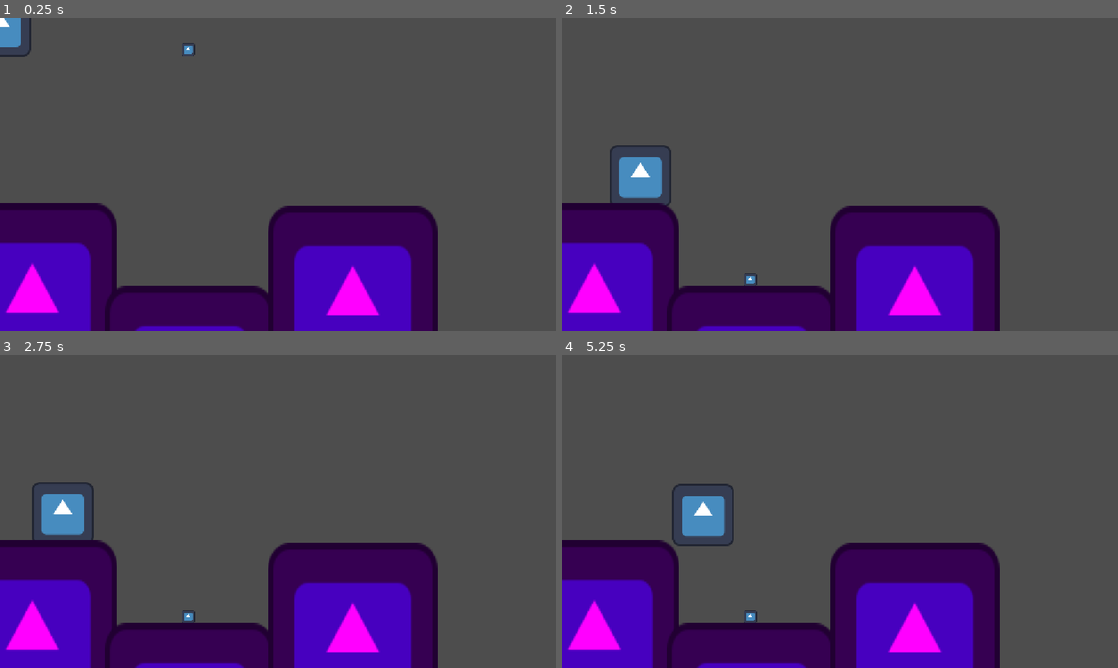
Above: before the commit, frames 1-4 (two rows, left to right).
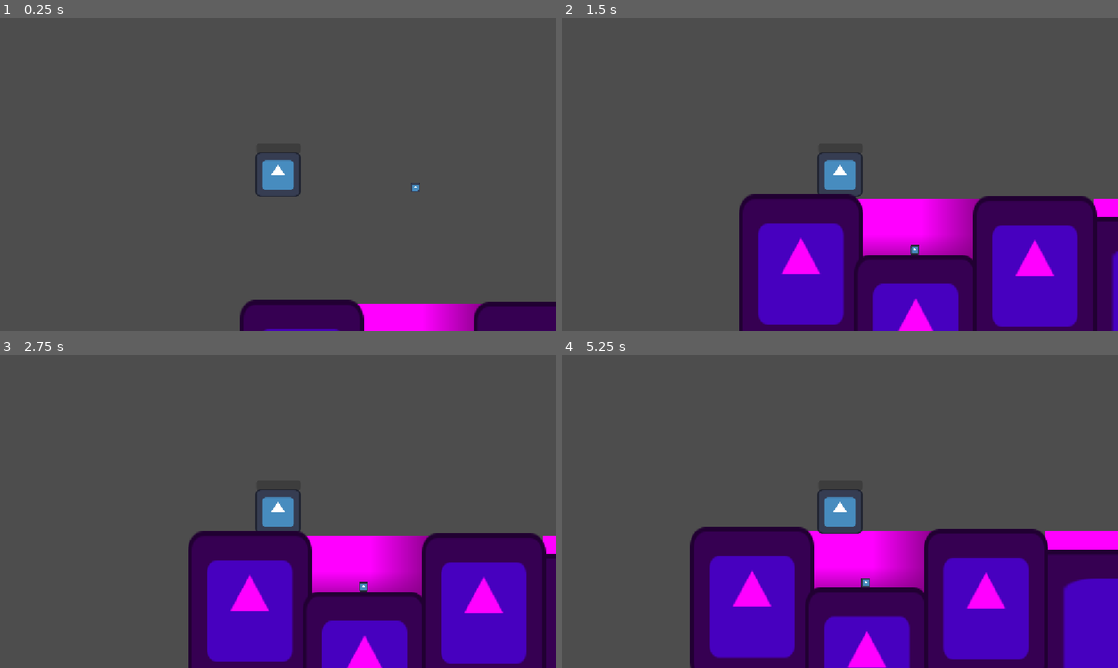
Above: after the commit, the same moments.

Repository: binarie0/swimming-extension
Game: Godot game, scene res://scenes/test_mechanic.tscn
Two runs of this game, one before a commit and one after it. Both use one fixed random seed, a clock stepped at 60 frames per second and the inputs below. The engine's default icon, where the game draws it, is replaced by a stand-in: a white triangle on a blue panel in a dark square.
Inputs:
- Up to frame 1 (0.25 s): no input
- Up to frame 2 (1.5 s): hold D (right) from 0.53 s (still down); tap Shift (sprint) at 0.6, 1.35 s; tap Space (jump) at 0.77 s
- Up to frame 3 (2.75 s): tap Space (jump) at 1.52 s; release D (right) at 2.03 s; hold A (left) from 2.03 s (still down); tap Shift (sprint) at 2.1 s
- Up to frame 4 (5.25 s): release A (left) at 2.78 s; hold D (right) 2.78-4.28 s; tap Shift (sprint) every 0.75 s from 2.85 to 5.1 s; tap Space (jump) at 3.02, 3.77, 4.52 s; hold A (left) 4.28-5.03 s; hold D (right) from 5.03 s (still down)

The runs differ from the first frame. In frame 1, 27% of the frame differs, in the area x 0-100%, y 0-100%; in frame 2, 37%; in frame 3, 37%; in frame 4, 40%, in the area x 0-100%, y 41-100%.

Commit message:
add a progress bar to show time submerged

Diff:
--- a/scenes/player_controller.tscn
+++ b/scenes/player_controller.tscn
@@ -7,8 +7,12 @@
 radius = 45.0
 height = 136.0
 
-[node name="PlatformerController" type="CharacterBody2D" unique_id=1354725015]
+[sub_resource type="CircleShape2D" id="CircleShape2D_lddcg"]
+radius = 21.213203
+
+[node name="PlatformerController" type="CharacterBody2D" unique_id=1354725015 node_paths=PackedStringArray("submersion_progressbar")]
 script = ExtResource("1_6agyq")
+submersion_progressbar = NodePath("ProgressBar")
 PLAYER_SPRITE_PATH = NodePath("Sprite2D")
 ANIMATION_PLAYER_PATH = NodePath("AnimationPlayer")
 ENABLE_SPRINT = true
@@ -22,3 +26,23 @@
 [node name="CollisionShape2D" type="CollisionShape2D" parent="." unique_id=1370725322]
 position = Vector2(1, -1)
 shape = SubResource("CapsuleShape2D_2qq7n")
+
+[node name="Camera2D" type="Camera2D" parent="." unique_id=1190213166]
+zoom = Vector2(0.73, 0.73)
+
+[node name="Area2D" type="Area2D" parent="." unique_id=1640320810]
+position = Vector2(0, -45)
+
+[node name="CollisionShape2D" type="CollisionShape2D" parent="Area2D" unique_id=1719641804]
+shape = SubResource("CircleShape2D_lddcg")
+debug_color = Color(0.6431264, 0.33569565, 1, 0.41960785)
+
+[node name="ProgressBar" type="ProgressBar" parent="." unique_id=889689098]
+offset_left = -61.0
+offset_top = -88.0
+offset_right = 64.0
+offset_bottom = -61.0
+show_percentage = false
+
+[connection signal="area_entered" from="Area2D" to="." method="detect_water"]
+[connection signal="area_exited" from="Area2D" to="." method="undetect_water"]
--- a/scenes/test_mechanic.tscn
+++ b/scenes/test_mechanic.tscn
@@ -7,8 +7,13 @@
 [sub_resource type="RectangleShape2D" id="RectangleShape2D_kbql3"]
 size = Vector2(333, 316.74994)
 
-[sub_resource type="CircleShape2D" id="CircleShape2D_lddcg"]
-radius = 250.0
+[sub_resource type="RectangleShape2D" id="RectangleShape2D_m4ysi"]
+size = Vector2(390, 206)
+
+[sub_resource type="PlaceholderTexture2D" id="PlaceholderTexture2D_lddcg"]
+
+[sub_resource type="RectangleShape2D" id="RectangleShape2D_p7v4i"]
+size = Vector2(1042, 206)
 
 [sub_resource type="PhysicsMaterial" id="PhysicsMaterial_p7v4i"]
 rough = true
@@ -22,14 +27,13 @@
 [node name="PlatformerController" parent="." unique_id=1006534717 instance=ExtResource("1_syoih")]
 platform_floor_layers = 4294967293
 safe_margin = 0.5
-default_water_gravity = Vector2(0, 12)
-swim_speed = 40.0
+default_water_gravity = Vector2(0, 20)
+swim_speed = 35.0
 ENABLE_WALL_JUMPING = true
-MAX_SPEED = 150.0
-SPRINT_MULTIPLIER = 2.0
+MAX_SPEED = 175.0
 FRICTION = 30.0
 AIR_RESISTENCE = 5.0
-GRAVITY = 8.0
+GRAVITY = 14.0
 JUMP_CANCEL_FORCE = 20.0
 WALL_SLIDE_SPEED = 15.0
 
@@ -39,34 +43,40 @@
 position = Vector2(74.5, 553.625)
 shape = SubResource("RectangleShape2D_kbql3")
 
+[node name="Sprite2D2" type="Sprite2D" parent="StaticBody2D/CollisionShape2D" unique_id=1086169799]
+modulate = Color(1, 0, 1, 1)
+position = Vector2(-7.5, 49.875)
+scale = Vector2(2.75, 3.4296875)
+texture = ExtResource("2_qfdju")
+
+[node name="CollisionShape2D4" type="CollisionShape2D" parent="StaticBody2D" unique_id=1573235783]
+position = Vector2(1378.5, 617.625)
+scale = Vector2(3.32, 1)
+shape = SubResource("RectangleShape2D_kbql3")
+
+[node name="Sprite2D2" type="Sprite2D" parent="StaticBody2D/CollisionShape2D4" unique_id=1676629502]
+modulate = Color(1, 0, 1, 1)
+position = Vector2(-7.5, 49.875)
+scale = Vector2(2.75, 3.4296875)
+texture = ExtResource("2_qfdju")
+
 [node name="CollisionShape2D2" type="CollisionShape2D" parent="StaticBody2D" unique_id=1511173087]
 position = Vector2(395, 714)
 shape = SubResource("RectangleShape2D_kbql3")
+
+[node name="Sprite2D3" type="Sprite2D" parent="StaticBody2D/CollisionShape2D2" unique_id=1291631857]
+modulate = Color(1, 0, 1, 1)
+position = Vector2(-2.0000305, 61.00006)
+scale = Vector2(2.75, 3.4296875)
+texture = ExtResource("2_qfdju")
 
 [node name="CollisionShape2D3" type="CollisionShape2D" parent="StaticBody2D" unique_id=1144883427]
 position = Vector2(725, 554)
 shape = SubResource("RectangleShape2D_kbql3")
 
-[node name="Sprite2D" type="Sprite2D" parent="StaticBody2D" unique_id=2084197593]
+[node name="Sprite2D4" type="Sprite2D" parent="StaticBody2D/CollisionShape2D3" unique_id=254246569]
 modulate = Color(1, 0, 1, 1)
-position = Vector2(-45, 448)
-texture = ExtResource("2_qfdju")
-
-[node name="Sprite2D2" type="Sprite2D" parent="StaticBody2D" unique_id=1086169799]
-modulate = Color(1, 0, 1, 1)
-position = Vector2(67, 603.5)
-scale = Vector2(2.75, 3.4296875)
-texture = ExtResource("2_qfdju")
-
-[node name="Sprite2D3" type="Sprite2D" parent="StaticBody2D" unique_id=1291631857]
-modulate = Color(1, 0, 1, 1)
-position = Vector2(392.99997, 775.00006)
-scale = Vector2(2.75, 3.4296875)
-texture = ExtResource("2_qfdju")
-
-[node name="Sprite2D4" type="Sprite2D" parent="StaticBody2D" unique_id=254246569]
-modulate = Color(1, 0, 1, 1)
-position = Vector2(731, 609)
+position = Vector2(6, 55)
 scale = Vector2(2.75, 3.4296875)
 texture = ExtResource("2_qfdju")
 
@@ -74,7 +84,7 @@
 position = Vector2(904, 376)
 collision_layer = 4294967295
 collision_mask = 4294967295
-priority = 3
+priority = 2
 angular_damp_space_override = 3
 angular_damp = 63.686
 script = ExtResource("3_p7v4i")
@@ -83,8 +93,36 @@
 metadata/_custom_type_script = "uid://3hmdu4qroi1l"
 
 [node name="CollisionShape2D" type="CollisionShape2D" parent="WaterBody2D" unique_id=222814412]
-position = Vector2(-512, 216)
-shape = SubResource("CircleShape2D_lddcg")
+position = Vector2(-500, 123)
+shape = SubResource("RectangleShape2D_m4ysi")
+
+[node name="Sprite2D" type="Sprite2D" parent="WaterBody2D" unique_id=1339434684]
+z_index = -4
+position = Vector2(-494.5, 122.500015)
+scale = Vector2(382.99997, 205.00003)
+texture = SubResource("PlaceholderTexture2D_lddcg")
+
+[node name="WaterBody2D2" type="Area2D" parent="." unique_id=1120304100]
+position = Vector2(1584, 376)
+collision_layer = 4294967295
+collision_mask = 4294967295
+priority = 2
+angular_damp_space_override = 3
+angular_damp = 63.686
+script = ExtResource("3_p7v4i")
+current_force = Vector2(-25, -10)
+friction = 0.7
+metadata/_custom_type_script = "uid://3hmdu4qroi1l"
+
+[node name="CollisionShape2D" type="CollisionShape2D" parent="WaterBody2D2" unique_id=1094134819]
+position = Vector2(-174, 123)
+shape = SubResource("RectangleShape2D_p7v4i")
+
+[node name="Sprite2D" type="Sprite2D" parent="WaterBody2D2" unique_id=113161246]
+z_index = -4
+position = Vector2(-169.00003, 122.500015)
+scale = Vector2(1033.9999, 205.00003)
+texture = SubResource("PlaceholderTexture2D_lddcg")
 
 [node name="RigidBody2D" type="RigidBody2D" parent="." unique_id=467693078]
 position = Vector2(389.77362, 36.977905)
--- a/scripts/platformer_controller.gd
+++ b/scripts/platformer_controller.gd
@@ -92,14 +92,14 @@
 
 func _physics_process(_delta: float) -> void:
 	var inputs: Dictionary = get_inputs()
-	physics_tick(inputs)
+	physics_tick(_delta, inputs)
 	if (move_and_slide()):
 		check_collisions()
 
 
 ## Overrideable physics process used by the controller that calls whatever functions should be called
 ## and any logic that needs to be done on the [param _physics_process] tick
-func physics_tick(inputs: Dictionary) -> void:
+func physics_tick(_delta: float, inputs: Dictionary) -> void:
 	handle_jump(inputs.input_direction, inputs.jump_strength, inputs.jump_pressed, inputs.jump_released)
 	handle_sprint(inputs.sprint_strength)
 	handle_velocity(inputs.input_direction)
@@ -218,6 +218,7 @@
 ## Takes delta and the jump action status and strength and handles the jumping logic
 func handle_jump(move_direction: Vector2, jump_strength: float = 0.0, jump_pressed: bool = false, _jump_released: bool = false) -> void:
 	if (jump_pressed or should_jump) and can_jump:
+
 		apply_jump(move_direction)
 	elif jump_pressed:
 		buffer_jump()
--- a/scripts/swimming_platformer_controller.gd
+++ b/scripts/swimming_platformer_controller.gd
@@ -3,21 +3,39 @@
 
 enum {SWIM = 8}
 
+@export var max_time_submerged:float = 5.0;
+@export var submersion_progressbar: ProgressBar;
 @export var default_water_gravity: Vector2 = Vector2.ZERO;
 @export var swim_speed:float = 0;
 var in_water: bool;
-
+var submerged: bool;
+var time_submerged = 0.0:
+	get:
+		return time_submerged;
+	set(v):
+		time_submerged = v;
+		submersion_progressbar.value = submersion_progressbar.max_value * (time_submerged / max_time_submerged);
 var _gravity_store = 0;
 var _can_wall_jump_store = false;
 var swim_force: Vector2;
 
+func detect_water(area: Area2D):
+	if (area is WaterBody2D):
+		submerged = true;
+
+
+func undetect_water(area: Area2D):
+	if (area is WaterBody2D):
+		submerged = false
+		time_submerged = 0.0;
+
 func manage_state() -> void:
-
 	if (in_water):
 		#modulate = Color.GREEN;
 		state = SWIM;
 		#can_jump = false;
 		can_jump = false;
+		#can_sprint = false;
 		#_gravity_store = GRAVITY;
 		GRAVITY = 0;
 		can_wall_jump = false;
@@ -48,11 +66,15 @@
 		play_animation("Swim");
 	super.manage_animations();
 
-func physics_tick(inputs: Dictionary) -> void:
+func physics_tick(delta:float, inputs: Dictionary) -> void:
 	handle_swimming(inputs);
-	super.physics_tick(inputs);
+	handle_time_submerged(delta);
+	super.physics_tick(delta, inputs);
 
+func handle_time_submerged(delta:float) -> void:
+	if (submerged):
+		time_submerged += delta;
 func handle_swimming(inputs: Dictionary):
 	if (state == SWIM):
-		swim_force = (inputs.input_direction * swim_speed + default_water_gravity)
+		swim_force = (inputs.input_direction * swim_speed + default_water_gravity * (1.0 if submerged else 0.5))
 		velocity += swim_force;
--- a/scripts/water_body_2d.gd
+++ b/scripts/water_body_2d.gd
@@ -16,6 +16,7 @@
 		collision_layer = WATER_MASK;
 		collision_mask = WATER_MASK;
 		priority = PRIORITY;
+
 # Called when the node enters the scene tree for the first time.
 func _ready() -> void:
 	body_entered.connect(_body_entered);
